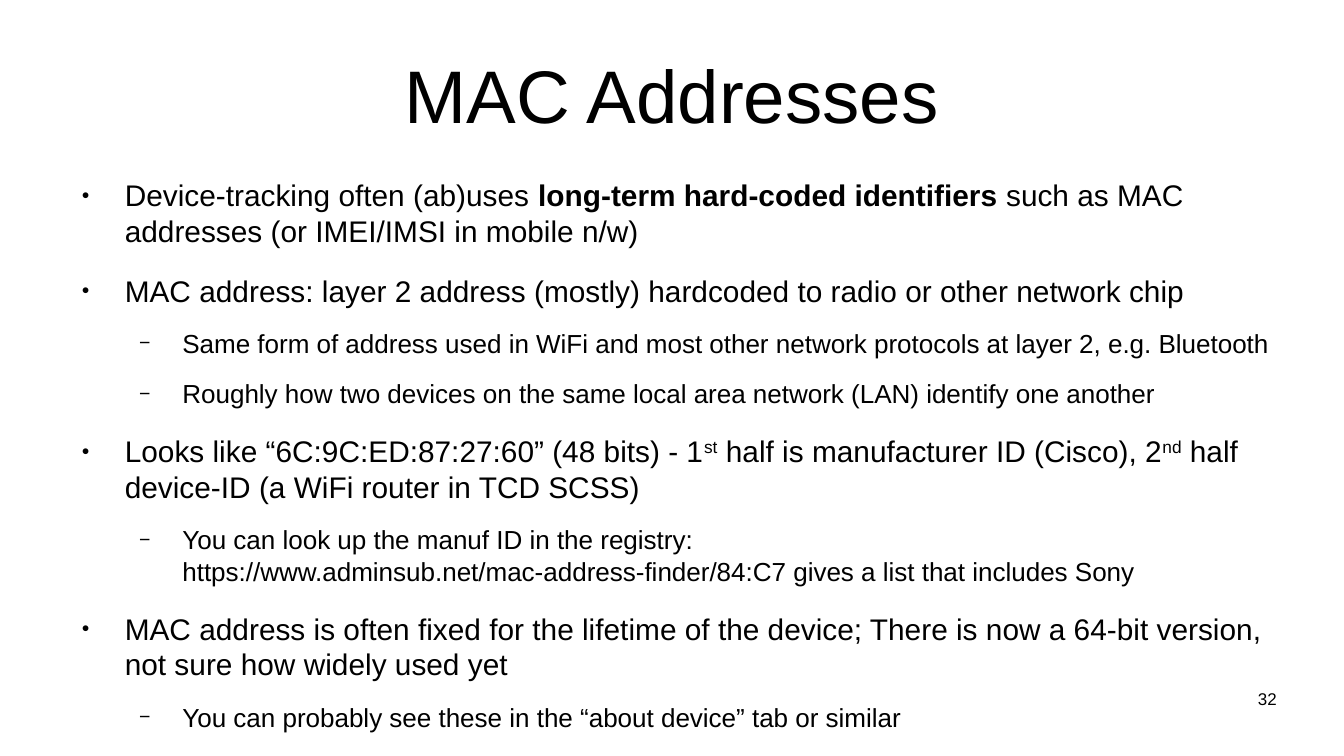
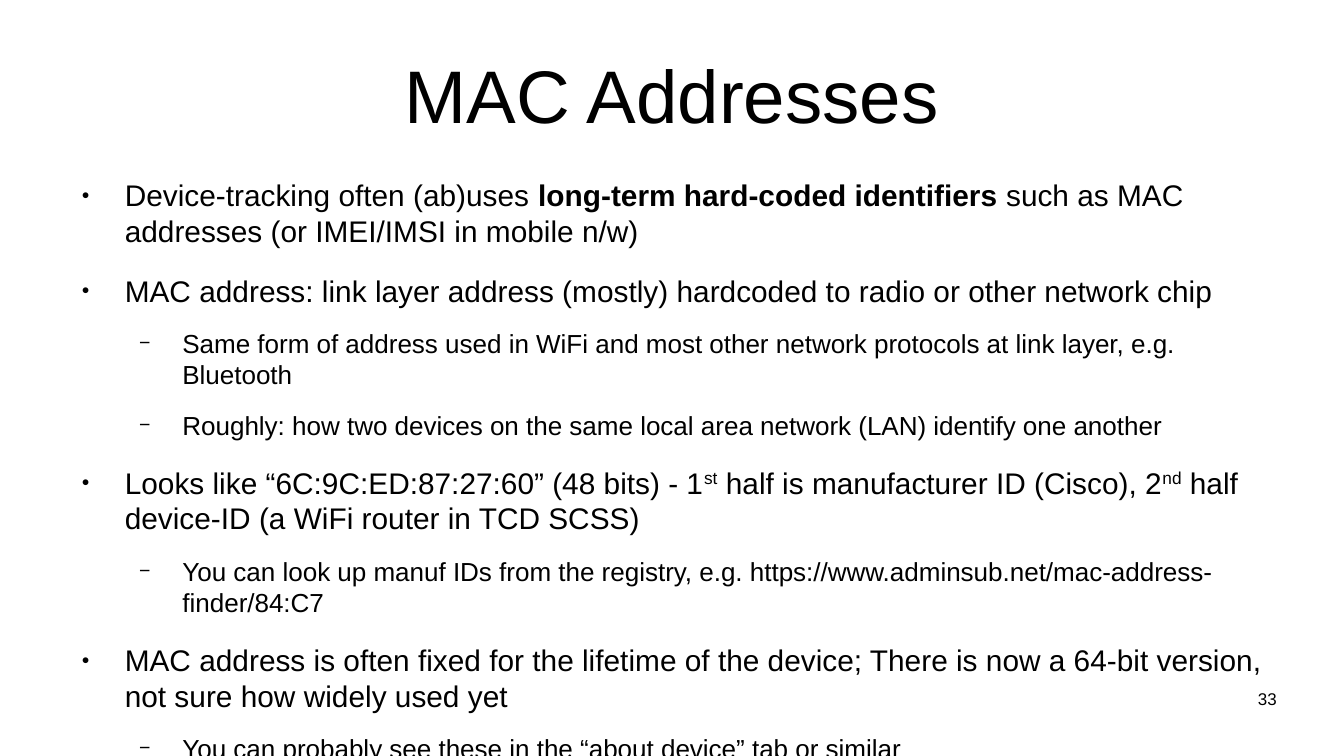
Before and after one commit to sftcd/witidtm, a slide deck: slide 33 of lectures/2022-2023/labs.odp (slide 32 before the commit). Drawn at 1344x756 pixels with LibreOffice and Linux fonts; fonts in the diff are those of the drawing. Boxes give left, top, right and bottom in pixels: in the first picture for what was removed or moved away, otherwise in the second. Text is boxed around its words. In the diff, an @@ line names an element or a change of style, - is before the commit and + after.

```diff
--- a/lectures/2022-2023/labs.odp
+++ b/lectures/2022-2023/labs.odp
@@ text at bbox=[125, 280, 1212, 441]: text changed @@
-● MAC address: layer 2 address (mostly) hardcoded to radio or other network chip
-  − Same form of address used in WiFi and most other network protocols at layer 2, e.g. Bluetooth
-  − Roughly how two devices on the same local area network (LAN) identify one another
+● MAC address: link layer address (mostly) hardcoded to radio or other network chip
+  − Same form of address used in WiFi and most other network protocols at link layer, e.g. Bluetooth
+  − Roughly: how two devices on the same local area network (LAN) identify one another
@@ text at bbox=[182, 562, 1212, 613]: text changed @@
-  − You can look up the manuf ID in the registry: https://www.adminsub.net/mac-address-finder/84:C7 gives a list that includes Sony
+  − You can look up manuf IDs from the registry, e.g. https://www.adminsub.net/mac-address-finder/84:C7
@@ page number at bbox=[1258, 693, 1277, 705]: text changed @@
-32
+33
```
Also in this commit, not shown: 6 other slides changed, 1 slide added, 1 other file.
